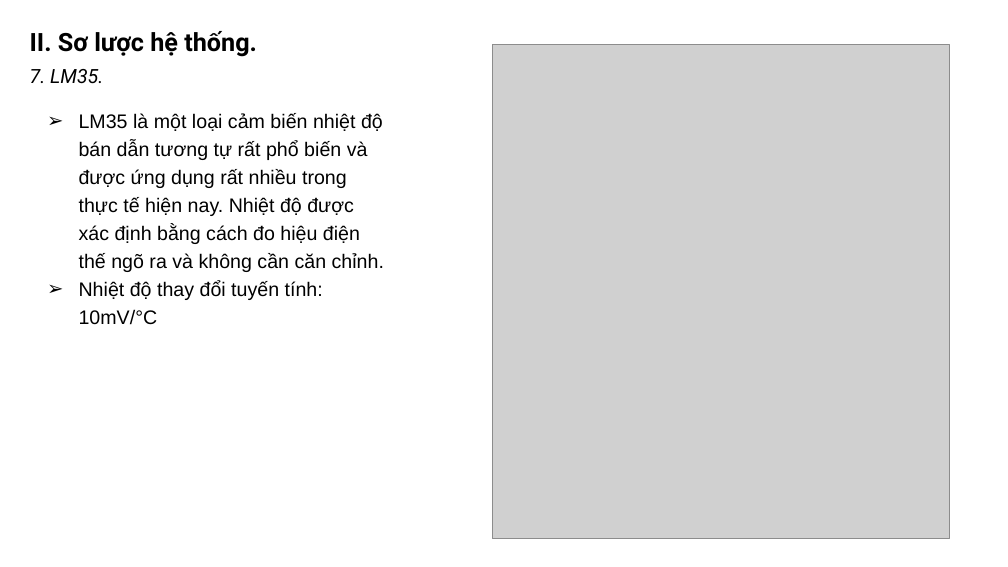
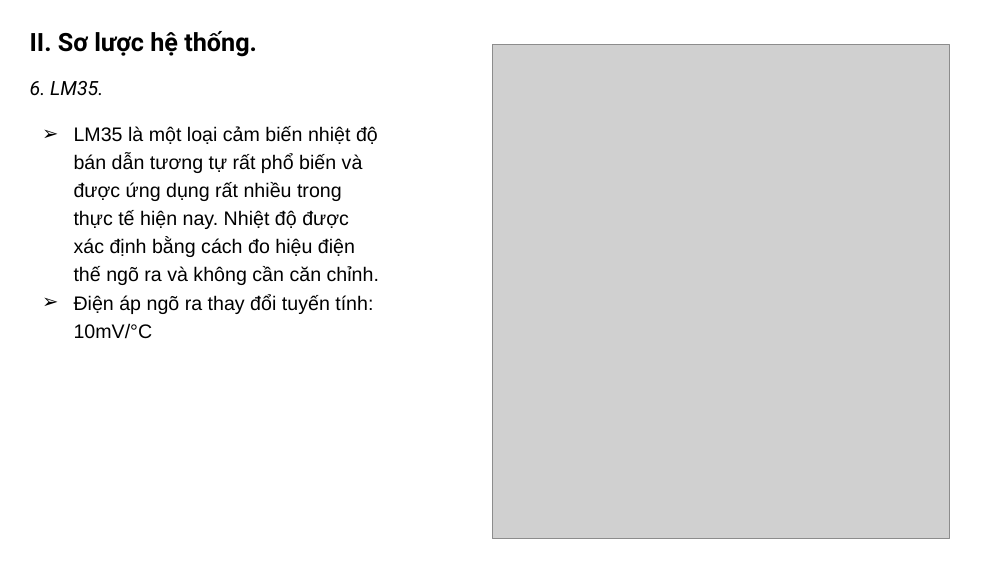
Before and after one commit to khanhnm08/HK_Egg_Incubator, a slide deck: slide 10 of Slide bao cao.pptx. Drawn at 1008x567 pixels with LibreOffice and Linux fonts; fonts in the diff are those of the drawing; grey boxes stand for pictures. Boxes give left, top, right and bottom in pixels: in the first picture for what was removed or moved away, otherwise in the second. Text is boxed around its words. In the diff, an @@ line names an element or a change of style, - is before the commit and + after.

```diff
--- a/Slide bao cao.pptx
+++ b/Slide bao cao.pptx
@@ text at (30, 81, 103, 96): text changed @@
-7. LM35.
+6. LM35.
@@ text "LM35 là một loại cảm ...": place and size @@
-text "LM35 là một loại cảm ..." at (79, 113, 384, 325)
+text "LM35 là một loại cảm ..." at (74, 126, 379, 339)
@@ text at (74, 294, 373, 339): text changed @@
-➢ Nhiệt độ thay đổi tuyến tính: 10mV/°C
+➢ Điện áp ngõ ra thay đổi tuyến tính: 10mV/°C
```
Also in this commit, not shown: 15 other slides changed, 1 slide added, 2 slides removed, 5 other files.
